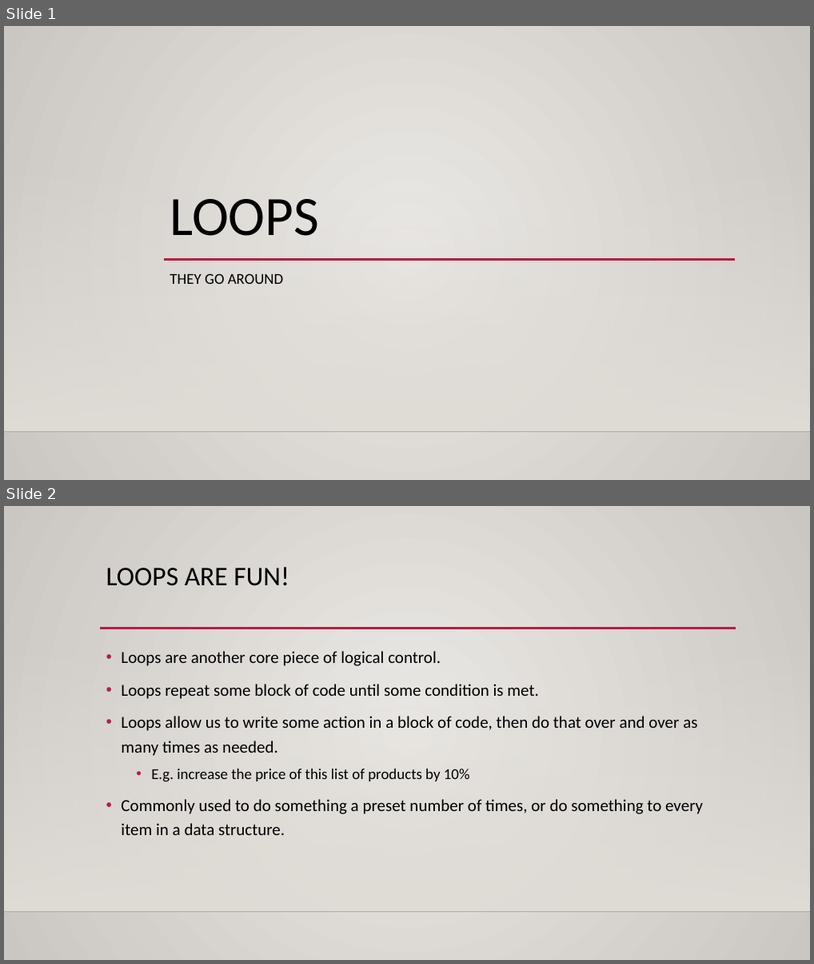
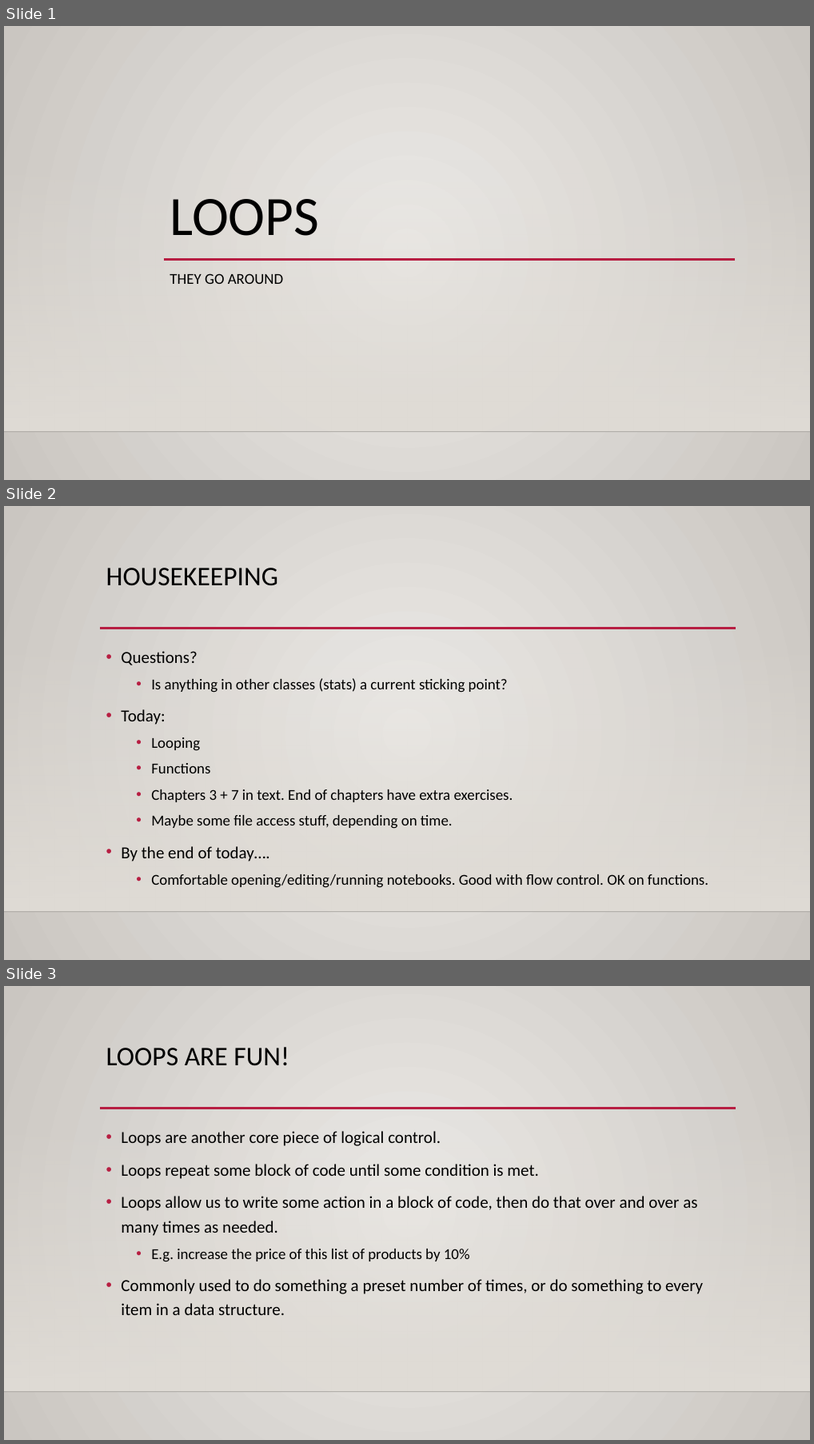
Before and after one commit to okohnkay/Programming_Basics_for_ML, a slide deck: course_material/slides/003_loops.pptx. Shown one above the other, each under a label of ours: slides 1 and 2 before the commit, slides 1, 2 and 3 after it. The pictures are 814x964 and 814x1444 pixels, drawn with LibreOffice and Linux fonts; fonts in the diff are those of the drawing; background and template pictures are left out. Boxes give left, top, right and bottom in pixels: in the first picture for what was removed or moved away, otherwise in the second. Text is boxed around its words. In the diff, an @@ line names an element or a change of style, - is before the commit and + after.

```diff
--- a/course_material/slides/003_loops.pptx
+++ b/course_material/slides/003_loops.pptx
@@ slide 2 added at [4,506,810,960], background gradient #ECEAE7 to #CAC7C1; not listed: 3 template elements that a slide beside it also shows @@
@@ title added at [106,568,278,586], 32 pt, text #000000 @@
+HOUSEKEEPING
@@ text added at [121,651,709,888], 18 pt, text #000000 @@
+• Questions?
+  • Is anything in other classes (stats) a current sticking point?
+• Today:
+  • Looping
+  • Functions
+  • Chapters 3 + 7 in text. End of chapters have extra exercises.
+  • Maybe some file access stuff, depending on time.
+• By the end of today….
+  • Comfortable opening/editing/running notebooks. Good with flow control. OK on functions.
@@ what was slide 2 is now slide 3 @@
```
Also in this commit, not shown: 3 slides changed, 1 other slide added, 3 other files.
